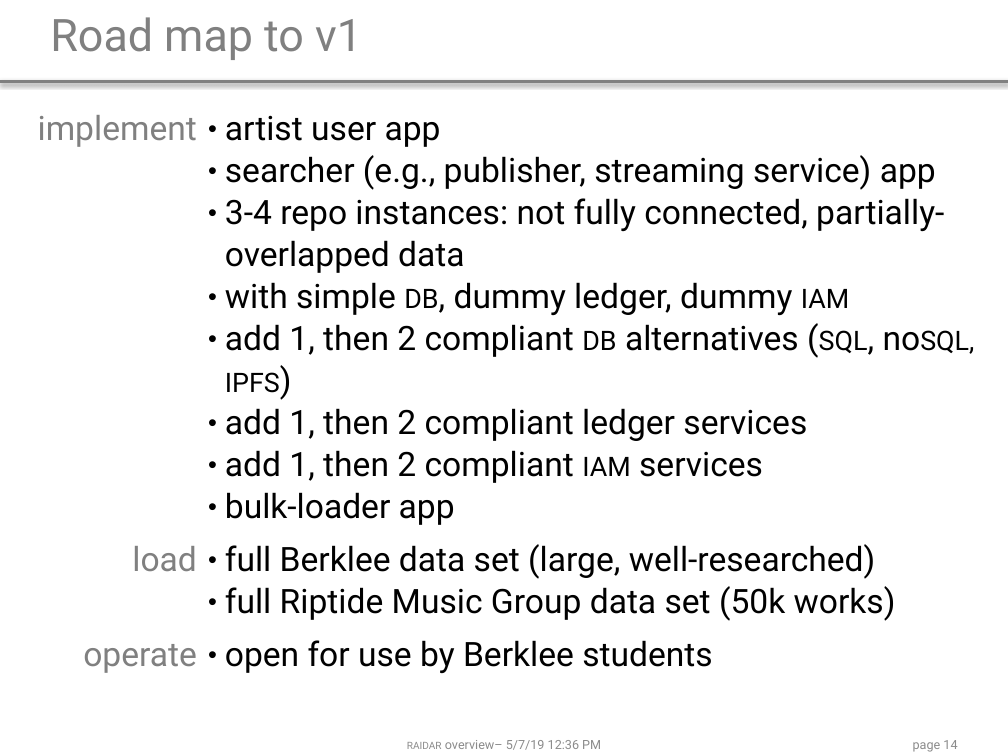
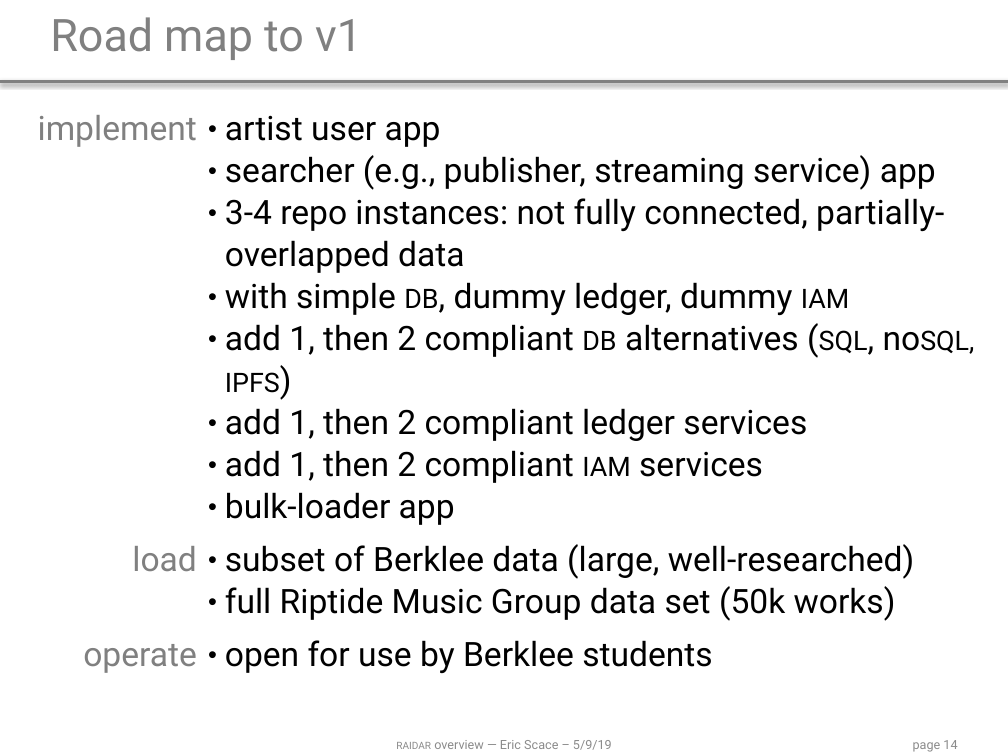
Before and after one commit to ldnovak/RAIDAR, a slide deck: slide 14 of docs/2019 05 10 presentation/2019 05 10 overview.pptx. Drawn at 1008x756 pixels with LibreOffice and Linux fonts; fonts in the diff are those of the drawing. Boxes give left, top, right and bottom in pixels: in the first picture for what was removed or moved away, otherwise in the second. Text is boxed around its words. In the diff, an @@ line names an element or a change of style, - is before the commit and + after.

```diff
--- a/docs/2019 05 10 presentation/2019 05 10 overview.pptx
+++ b/docs/2019 05 10 presentation/2019 05 10 overview.pptx
@@ table at box(0, 101, 1008, 737) @@
-row 2, column 2: full Berklee data set (large, well-researched) / full Riptide Music Group data set (50k works)
+row 2, column 2: subset of Berklee data (large, well-researched) / full Riptide Music Group data set (50k works)
@@ text at box(396, 740, 612, 750): text changed @@
-raidar overview– 5/7/19 12:36 PM
+raidar overview — Eric Scace – 5/9/19
```
Also in this commit, not shown: 15 other slides changed.
